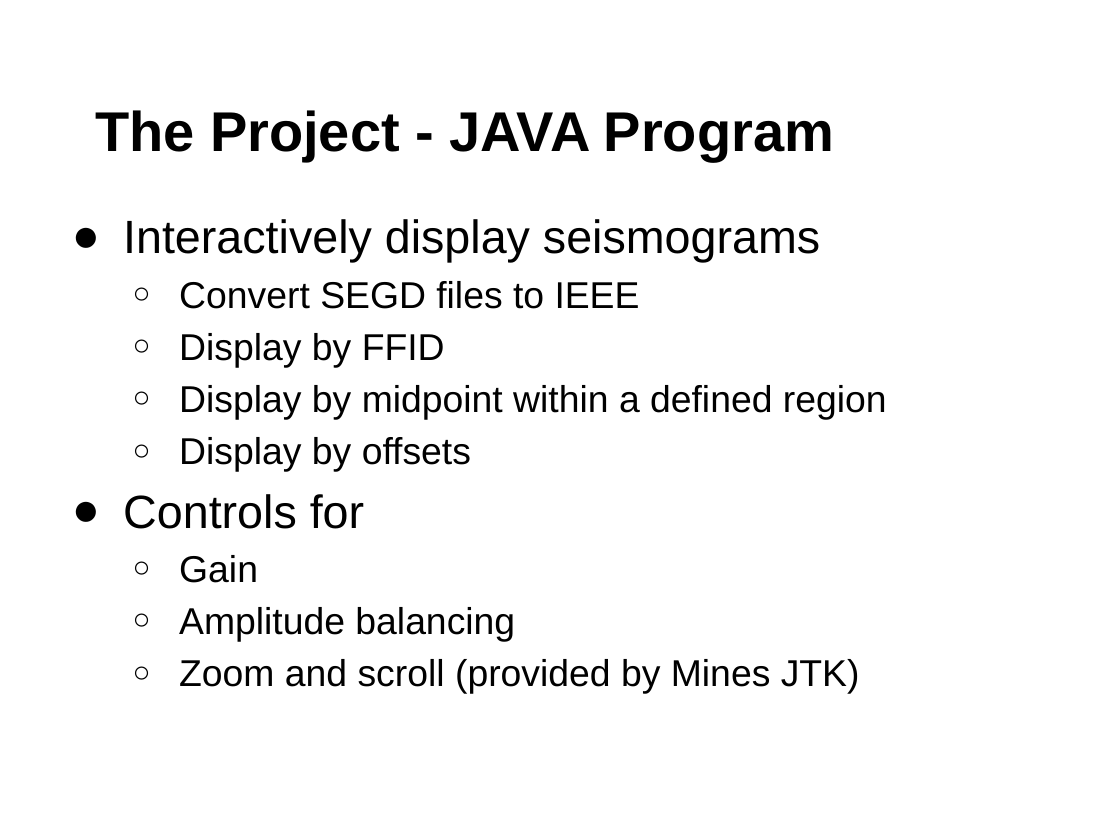
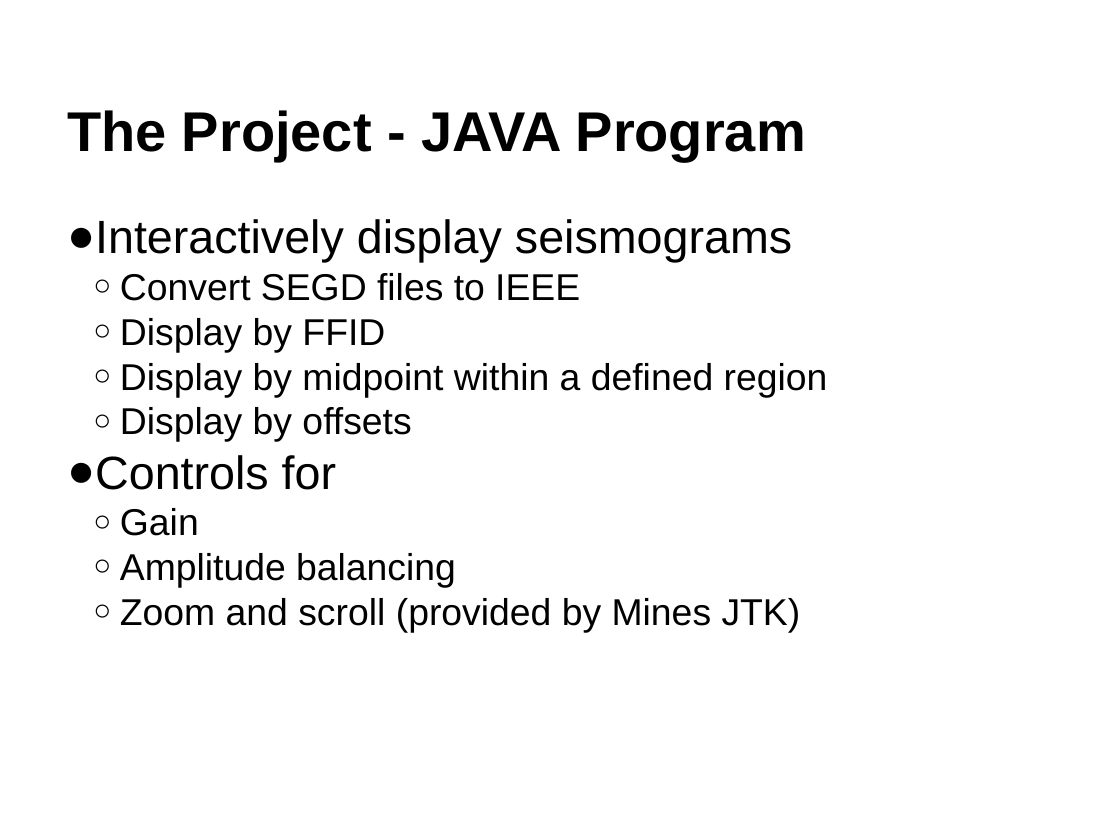
Before and after one commit to ckohnke/gp438, a slide deck: slide 5 of pres_1/Senior Design Pres 1.pptx. Drawn at 1120x840 pixels with LibreOffice and Linux fonts; fonts in the diff are those of the drawing. Boxes give left, top, right and bottom in pixels: in the first picture for what was removed or moved away, otherwise in the second. Text is boxed around its words. In the diff, an @@ line names an element or a change of style, - is before the commit and + after.

```diff
--- a/pres_1/Senior Design Pres 1.pptx
+++ b/pres_1/Senior Design Pres 1.pptx
@@ text "The Project - JAVA Program" at (x1=67, y1=110, x2=806, y2=160): indent changed @@
@@ text "Interactively display seismograms" at (x1=67, y1=219, x2=828, y2=633): indent changed; less space between paragraphs @@
```
Also in this commit, not shown: 6 other slides changed, 1 slide added, 1 slide removed, 9 other files.
